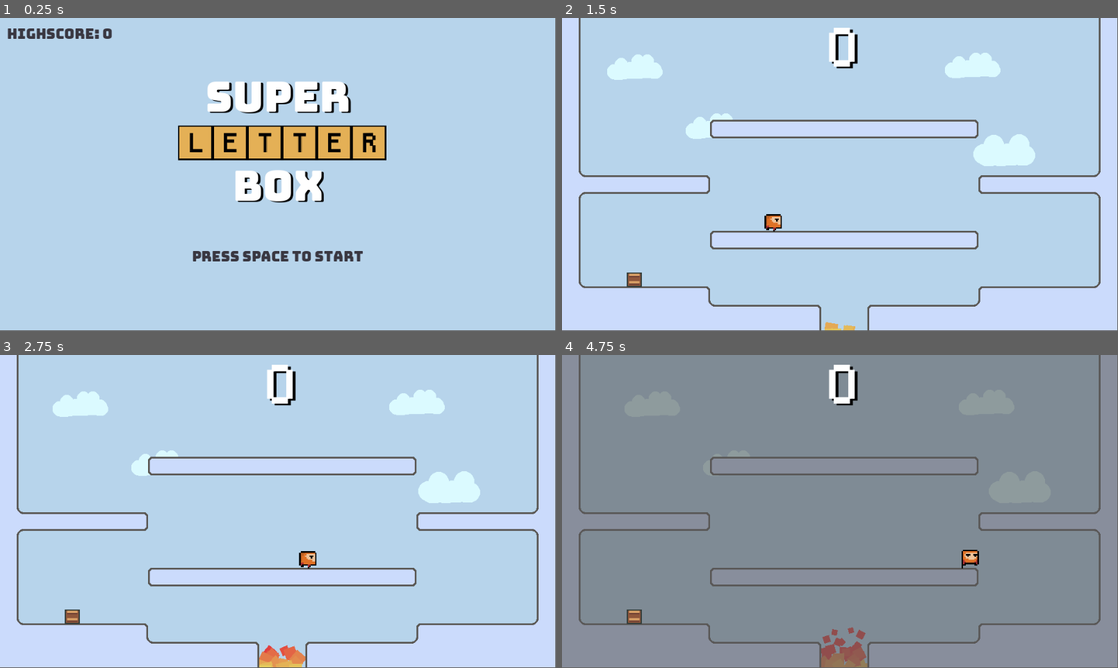
Above: before the commit, frames 1-4 (two rows, left to right).
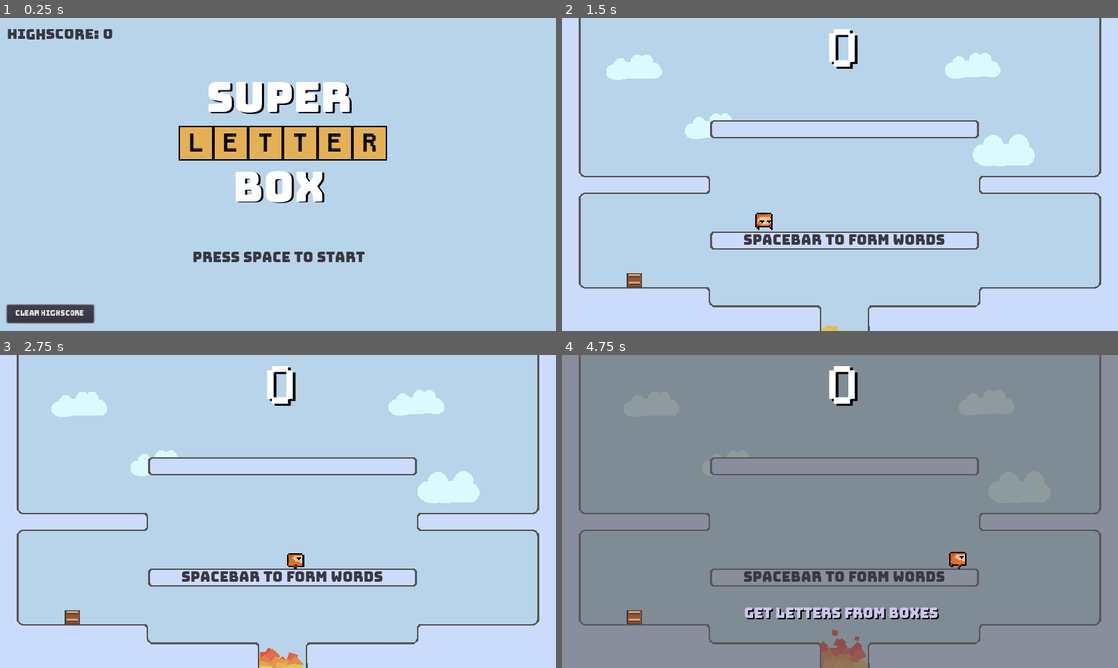
Above: after the commit, the same moments.

Repository: zhimingc/super_scrabble_box
Game: Godot game, scene res://Scenes/MainMenu.tscn
Two runs of this game, one before a commit and one after it. Both use one fixed random seed, a clock stepped at 60 frames per second and the inputs below.
Inputs (mouse positions are in pixels of both pictures, inside the frame that each line leads up to):
- Up to frame 1 (0.25 s): no input
- Up to frame 2 (1.5 s): click (612, 312) at 0.5 s, where only the run after the commit has a clickable "Clear highscore"; tap Space (ui_select) at 1.25 s; hold Right (ui_right) from 1.28 s (still down); tap Backspace at 1.35 s
- Up to frame 3 (2.75 s): keep holding Right (ui_right); tap Enter (ui_accept) at 1.52, 1.82, 2.27, 2.3, 2.57 s; tap E at 1.55, 2.1 s
- Up to frame 4 (4.75 s): release Right (ui_right) at 2.78 s; hold Left (ui_left) 2.78-3.53 s; tap Enter (ui_accept) at 2.85, 3.5, 3.77, 4.07, 4.52, 4.55 s; tap Backspace at 3.05, 3.6 s; hold Right (ui_right) from 3.53 s (still down); tap E at 3.8 s; tap C at 4.35 s
In our replay, the window is 799x449 before the commit and 800x450 after it. These sizes can differ from the game's own. Grey fills any space a smaller window leaves; there, only what the larger window draws over its background counts as a difference.

The runs differ from the first frame. In frame 1, 3.6% of the frame differs, in the area x 1-70%, y 3-98%; in frame 2, 3.1%; in frame 3, 3.3%; in frame 4, 3.8%, in the area x 3-97%, y 0-100%.

Commit message:
Final polish before demo

Diff:
--- /dev/null
+++ b/Objects/SoundEffects.tscn
@@ -0,0 +1,29 @@
+[gd_scene load_steps=11 format=2]
+
+[ext_resource path="res://Scripts/SoundEffects.gd" type="Script" id=1]
+[ext_resource path="res://Audio/enemy_spawn_0.wav" type="AudioStream" id=2]
+[ext_resource path="res://Audio/pew_0.wav" type="AudioStream" id=3]
+[ext_resource path="res://Audio/jump_0.wav" type="AudioStream" id=4]
+[ext_resource path="res://Audio/respawn_0.wav" type="AudioStream" id=5]
+[ext_resource path="res://Audio/hurt_0.wav" type="AudioStream" id=6]
+[ext_resource path="res://Audio/pickup_1.wav" type="AudioStream" id=7]
+[ext_resource path="res://Audio/appear_0.wav" type="AudioStream" id=8]
+[ext_resource path="res://Audio/disappear_0.wav" type="AudioStream" id=9]
+[ext_resource path="res://Audio/lose_0.wav" type="AudioStream" id=10]
+
+[node name="SoundEffects" type="AudioStreamPlayer"]
+pause_mode = 2
+stream = ExtResource( 4 )
+volume_db = -24.0
+script = ExtResource( 1 )
+sfxLib = {
+"enemyRespawn": ExtResource( 5 ),
+"enemySpawn": ExtResource( 2 ),
+"hit": ExtResource( 6 ),
+"jump": ExtResource( 4 ),
+"lose": ExtResource( 10 ),
+"pew": ExtResource( 3 ),
+"pickup": ExtResource( 7 ),
+"wm_appear": ExtResource( 8 ),
+"wm_disappear": ExtResource( 9 )
+}
--- a/Objects/WordController.tscn
+++ b/Objects/WordController.tscn
@@ -1,15 +1,24 @@
-[gd_scene load_steps=7 format=2]
+[gd_scene load_steps=10 format=2]
 
 [ext_resource path="res://Scripts/WordController.gd" type="Script" id=1]
 [ext_resource path="res://Objects/Effect_LetterAttack.tscn" type="PackedScene" id=2]
 [ext_resource path="res://Textures/square_small.png" type="Texture" id=3]
 [ext_resource path="res://Objects/HUD_LetterElement.tscn" type="PackedScene" id=4]
 [ext_resource path="res://Fonts/DisposableDroidBB.otf" type="DynamicFontData" id=5]
+[ext_resource path="res://Fonts/Bungee-Regular.ttf" type="DynamicFontData" id=6]
 
-[sub_resource type="DynamicFont" id=1]
+[sub_resource type="DynamicFont" id=2]
 size = 40
 use_filter = true
 font_data = ExtResource( 5 )
+
+[sub_resource type="DynamicFont" id=3]
+size = 24
+font_data = ExtResource( 6 )
+
+[sub_resource type="DynamicFont" id=4]
+size = 24
+font_data = ExtResource( 6 )
 
 [node name="WordController" type="Node2D"]
 pause_mode = 2
@@ -24,9 +33,12 @@
 margin_bottom = 540.0
 texture = ExtResource( 3 )
 stretch_mode = 1
+__meta__ = {
+"_edit_use_anchors_": false
+}
 
 [node name="Held" type="Node2D" parent="."]
-position = Vector2( 190, -30 )
+position = Vector2( 190, -10 )
 z_index = 2
 
 [node name="TextureRect_0" parent="Held" instance=ExtResource( 4 )]
@@ -66,7 +78,7 @@
 margin_bottom = 480.0
 
 [node name="Used" type="Node2D" parent="."]
-position = Vector2( 0, 60 )
+position = Vector2( 0, 100 )
 z_index = 2
 
 [node name="TextureRect_8" parent="Used" instance=ExtResource( 4 )]
@@ -113,21 +125,64 @@
 
 [node name="WordValid" type="TextureRect" parent="."]
 modulate = Color( 0.494118, 0.839216, 0.352941, 1 )
-margin_left = 260.0
-margin_top = 180.0
-margin_right = 360.0
-margin_bottom = 220.0
+margin_left = 262.0
+margin_top = 225.0
+margin_right = 362.0
+margin_bottom = 265.0
 texture = ExtResource( 3 )
 expand = true
 __meta__ = {
-"_edit_group_": true
+"_edit_group_": true,
+"_edit_use_anchors_": false
 }
 
 [node name="Label" type="Label" parent="WordValid"]
 modulate = Color( 0, 0, 0, 1 )
 margin_right = 100.0
 margin_bottom = 40.0
-custom_fonts/font = SubResource( 1 )
+custom_fonts/font = SubResource( 2 )
 text = "Valid"
 align = 1
 valign = 1
+__meta__ = {
+"_edit_use_anchors_": false
+}
+
+[node name="Instruct_0" type="Label" parent="."]
+margin_left = 313.365
+margin_top = 370.308
+margin_right = 657.365
+margin_bottom = 399.308
+custom_fonts/font = SubResource( 3 )
+custom_colors/font_color = Color( 0.807843, 0.780392, 0.921569, 1 )
+custom_colors/font_color_shadow = Color( 0, 0, 0, 1 )
+custom_constants/shadow_offset_x = 2
+custom_constants/line_spacing = 4
+custom_constants/shadow_offset_y = 2
+custom_constants/shadow_as_outline = 0
+text = "spacebar to shoot"
+align = 1
+valign = 1
+__meta__ = {
+"_edit_use_anchors_": false
+}
+
+[node name="Instruct_1" type="Label" parent="."]
+margin_left = 310.0
+margin_top = 430.0
+margin_right = 654.0
+margin_bottom = 459.0
+rect_pivot_offset = Vector2( -310, -190 )
+custom_fonts/font = SubResource( 4 )
+custom_colors/font_color = Color( 0.807843, 0.780392, 0.921569, 1 )
+custom_colors/font_color_shadow = Color( 0, 0, 0, 1 )
+custom_constants/shadow_offset_x = 2
+custom_constants/line_spacing = 4
+custom_constants/shadow_offset_y = 2
+custom_constants/shadow_as_outline = 0
+text = "get letters from boxes"
+align = 1
+valign = 1
+__meta__ = {
+"_edit_use_anchors_": false
+}
--- a/Scenes/MainGame.tscn
+++ b/Scenes/MainGame.tscn
@@ -11,15 +11,25 @@
 [ext_resource path="res://Objects/BG_cloud.tscn" type="PackedScene" id=9]
 [ext_resource path="res://Objects/PitParticles.tscn" type="PackedScene" id=10]
 [ext_resource path="res://Scripts/MainCamera.gd" type="Script" id=11]
-[ext_resource path="res://Scripts/SoundEffects.gd" type="Script" id=12]
+[ext_resource path="res://Objects/SoundEffects.tscn" type="PackedScene" id=12]
 [ext_resource path="res://Audio/jump_0.wav" type="AudioStream" id=13]
 [ext_resource path="res://Audio/pickup_1.wav" type="AudioStream" id=14]
 [ext_resource path="res://Audio/hurt_0.wav" type="AudioStream" id=15]
 [ext_resource path="res://Audio/respawn_0.wav" type="AudioStream" id=16]
 [ext_resource path="res://Audio/enemy_spawn_0.wav" type="AudioStream" id=17]
 [ext_resource path="res://Audio/pew_0.wav" type="AudioStream" id=18]
+[ext_resource path="res://Audio/appear_0.wav" type="AudioStream" id=19]
+[ext_resource path="res://Audio/disappear_0.wav" type="AudioStream" id=20]
+[ext_resource path="res://Audio/ambience_bgm_0.wav" type="AudioStream" id=21]
+[ext_resource path="res://Audio/lose_0.wav" type="AudioStream" id=22]
+[ext_resource path="res://Audio/type_0.wav" type="AudioStream" id=23]
+[ext_resource path="res://Fonts/Bungee-Regular.ttf" type="DynamicFontData" id=24]
 
-[sub_resource type="Curve" id=1]
+[sub_resource type="DynamicFont" id=1]
+size = 24
+font_data = ExtResource( 24 )
+
+[sub_resource type="Curve" id=2]
 _data = [ Vector2( 0, 1 ), 0.0, 0.0899796, 0, 0, Vector2( 0.996269, 0.409091 ), -1.35354, 0.0, 0, 0 ]
 
 [node name="MainGame" type="Node2D"]
@@ -58,6 +68,22 @@
 Esc to quit"
 align = 1
 valign = 1
+
+[node name="Instruct_0" type="Label" parent="UI"]
+margin_left = 313.365
+margin_top = 370.308
+margin_right = 657.365
+margin_bottom = 399.308
+custom_fonts/font = SubResource( 1 )
+custom_colors/font_color = Color( 0.223529, 0.215686, 0.254902, 1 )
+custom_constants/shadow_offset_x = 2
+custom_constants/line_spacing = 4
+custom_constants/shadow_offset_y = 2
+custom_constants/shadow_as_outline = 0
+text = "spacebar to form words"
+__meta__ = {
+"_edit_use_anchors_": false
+}
 
 [node name="Level_0" parent="." instance=ExtResource( 6 )]
 
@@ -119,19 +145,25 @@
 emission_rect_extents = Vector2( 35, 1 )
 initial_velocity_random = 0.5
 scale_amount = 0.3
-scale_amount_curve = SubResource( 1 )
+scale_amount_curve = SubResource( 2 )
 
-[node name="SoundEffects" type="AudioStreamPlayer" parent="."]
-stream = ExtResource( 13 )
-script = ExtResource( 12 )
-playerJump = ExtResource( 13 )
+[node name="BGM" type="AudioStreamPlayer" parent="."]
+stream = ExtResource( 21 )
+volume_db = -24.0
+autoplay = true
+
+[node name="SoundEffects" parent="." instance=ExtResource( 12 )]
 sfxLib = {
 "enemyRespawn": ExtResource( 16 ),
 "enemySpawn": ExtResource( 17 ),
 "hit": ExtResource( 15 ),
 "jump": ExtResource( 13 ),
+"lose": ExtResource( 22 ),
 "pew": ExtResource( 18 ),
-"pickup": ExtResource( 14 )
+"pickup": ExtResource( 14 ),
+"type": ExtResource( 23 ),
+"wm_appear": ExtResource( 19 ),
+"wm_disappear": ExtResource( 20 )
 }
 [connection signal="player_die" from="PlayerCharacter" to="." method="_on_PlayerCharacter_player_die"]
 [connection signal="word_attack" from="WordController" to="." method="_on_WordController_word_attack"]
--- a/Scenes/MainMenu.tscn
+++ b/Scenes/MainMenu.tscn
@@ -6,17 +6,27 @@
 [ext_resource path="res://Scenes/MainGame.tscn" type="PackedScene" id=4]
 [ext_resource path="res://Objects/HUD_LetterElement.tscn" type="PackedScene" id=5]
 [ext_resource path="res://Fonts/pixel_font.tres" type="DynamicFont" id=6]
-
-[sub_resource type="DynamicFont" id=1]
+[ext_resource path="res://Objects/SoundEffects.tscn" type="PackedScene" id=7]
+[ext_resource path="res://Audio/enemy_spawn_0.wav" type="AudioStream" id=8]
+[ext_resource path="res://Audio/pew_0.wav" type="AudioStream" id=9]
+[ext_resource path="res://Audio/jump_0.wav" type="AudioStream" id=10]
+[ext_resource path="res://Audio/respawn_0.wav" type="AudioStream" id=11]
+[ext_resource path="res://Audio/hurt_0.wav" type="AudioStream" id=12]
+[ext_resource path="res://Audio/pickup_1.wav" type="AudioStream" id=13]
+[ext_resource path="res://Audio/appear_0.wav" type="AudioStream" id=14]
+[ext_resource path="res://Audio/disappear_0.wav" type="AudioStream" id=15]
+[ext_resource path="res://Audio/lose_0.wav" type="AudioStream" id=16]
+
+[sub_resource type="DynamicFont" id=2]
 size = 72
 font_data = ExtResource( 1 )
 
-[sub_resource type="DynamicFont" id=2]
+[sub_resource type="DynamicFont" id=1]
 size = 24
 font_data = ExtResource( 1 )
 
 [sub_resource type="DynamicFont" id=3]
-size = 24
+size = 12
 font_data = ExtResource( 1 )
 
 [node name="MainMenu" type="Node2D"]
@@ -52,7 +62,7 @@
 margin_top = 14.9641
 margin_right = 304.243
 margin_bottom = 239.964
-custom_fonts/font = SubResource( 2 )
+custom_fonts/font = SubResource( 1 )
 custom_colors/font_color = Color( 0.223529, 0.215686, 0.254902, 1 )
 custom_constants/shadow_offset_x = 2
 custom_constants/line_spacing = 4
@@ -72,7 +82,7 @@
 margin_top = -140.0
 margin_right = 480.0
 margin_bottom = -115.0
-custom_fonts/font = SubResource( 2 )
+custom_fonts/font = SubResource( 1 )
 custom_colors/font_color = Color( 0.223529, 0.215686, 0.254902, 1 )
 custom_constants/shadow_offset_x = 2
 custom_constants/line_spacing = 4
@@ -85,18 +95,17 @@
 "_edit_use_anchors_": false
 }
 
-[node name="StartButton" type="Button" parent="Control"]
-visible = false
+[node name="ClearButton" type="Button" parent="Control"]
 anchor_left = 0.5
 anchor_top = 1.0
 anchor_right = 0.5
 anchor_bottom = 1.0
-margin_left = -75.0
-margin_top = -140.0
-margin_right = 75.0
-margin_bottom = -89.9998
+margin_left = -467.757
+margin_top = -45.0
+margin_right = -317.757
+margin_bottom = -14.0
 custom_fonts/font = SubResource( 3 )
-text = "Start"
+text = "Clear highscore"
 __meta__ = {
 "_edit_use_anchors_": false
 }
@@ -236,7 +245,20 @@
 
 [node name="Label" parent="Used/TextureRect_11" index="1"]
 text = "R"
-[connection signal="button_up" from="Control/StartButton" to="." method="_on_StartButton_button_up"]
+
+[node name="SoundEffects" parent="." instance=ExtResource( 7 )]
+sfxLib = {
+"enemyRespawn": ExtResource( 11 ),
+"enemySpawn": ExtResource( 8 ),
+"hit": ExtResource( 12 ),
+"jump": ExtResource( 10 ),
+"lose": ExtResource( 16 ),
+"pew": ExtResource( 9 ),
+"pickup": ExtResource( 13 ),
+"wm_appear": ExtResource( 14 ),
+"wm_disappear": ExtResource( 15 )
+}
+[connection signal="button_up" from="Control/ClearButton" to="." method="_on_ClearButton_button_up"]
 
 [editable path="Used/TextureRect_7"]
 
--- a/Scripts/GlobalConstants.gd
+++ b/Scripts/GlobalConstants.gd
@@ -37,6 +37,7 @@
 var dict : Dictionary
 
 signal play_sfx(sfx)
+signal play_sfx_pitch(sfx, pitch)
 
 func populate_letterPool():
 	for i in GlobalConstants.letterCounts.size():
--- a/Scripts/MainGame.gd
+++ b/Scripts/MainGame.gd
@@ -49,6 +49,8 @@
 				if GlobalConstants.highscore < score:
 					GlobalConstants.highscore = score
 				get_tree().change_scene("res://Scenes/MainMenu.tscn")
+			if event.scancode == KEY_SPACE:
+				$UI/Instruct_0.visible = false
 
 			return # deactivates debug
 			if event.scancode == KEY_T:
--- a/Scripts/MainMenu.gd
+++ b/Scripts/MainMenu.gd
@@ -2,13 +2,16 @@
 
 export (PackedScene) var gameScn
 
+var clearButton : Button
 var loadedScore = 0
+var highScoreExist = false
 
 func _ready():
+	clearButton = $Control/ClearButton
 	loadData()
 	if loadedScore > GlobalConstants.highscore:
 		GlobalConstants.highscore = loadedScore
-	$Control/HighscoreText.text = "Highscore: " + String(GlobalConstants.highscore)
+	set_score(GlobalConstants.highscore)
 
 func loadData():
 	loadedScore = 0
@@ -17,7 +20,7 @@
 		saveData.open("user://data.save", File.READ)
 		var data = parse_json(saveData.get_line())
 		loadedScore = data["highscore"]
-		print(loadedScore)
+		clearButton.visible = true
 		saveData.close()
 
 func _process(delta):
@@ -25,7 +28,20 @@
 		start_game()
 
 func start_game():
+	#GlobalConstants.emit_signal("play_sfx", "wm_appear")
+	$Control/StartInstruction.visible = false
+	yield(get_tree().create_timer(0.1), "timeout")
 	get_tree().change_scene_to(gameScn)
 
-func _on_StartButton_button_up():
-	start_game()
+func set_score(score):
+	$Control/HighscoreText.text = "Highscore: " + String(score)
+
+func _on_ClearButton_button_up():
+	var saveData = File.new()
+	saveData.open("user://data.save", File.WRITE)
+	var savedScore = { "highscore": 0 }
+	saveData.store_line(to_json(savedScore))
+	saveData.close()
+	clearButton.visible = false
+	GlobalConstants.highscore = 0
+	set_score(0)
--- a/Scripts/PlayerCharacter.gd
+++ b/Scripts/PlayerCharacter.gd
@@ -79,6 +79,7 @@
 func die():
 	queue_free()
 	emit_signal("player_die")
+	GlobalConstants.emit_signal("play_sfx", "lose")
 
 func can_take_letter():
 	#return get_valid_slot() != -1
--- a/Scripts/SoundEffects.gd
+++ b/Scripts/SoundEffects.gd
@@ -1,14 +1,37 @@
 extends AudioStreamPlayer
 
-export var playerJump : AudioStream
 export var sfxLib : Dictionary
+
+var streams = []
 
 func _ready():
 	GlobalConstants.connect("play_sfx", self, "play_sound")
+	GlobalConstants.connect("play_sfx_pitch", self, "play_sound_pitch")
+	add_stream()
+
+func add_stream():
+	var newStream = AudioStreamPlayer.new()
+	add_child(newStream)
+	streams.append(newStream)
+	return streams.back()
+
+func get_free_stream():
+	for s in streams:
+		if s.playing == false:
+			return s
+	return add_stream()
 
 func play_sound(sfx):
+	var stream = get_free_stream()
+	if sfxLib.has(sfx):
+		stream.set_stream(sfxLib[sfx])
+		stream.set_volume_db(get_volume_db())
+		stream.play()
+	else:
+		print("No sound effect called: " + sfx)
+
+func play_sound_pitch(sfx, pitch):
 	if sfxLib.has(sfx):
 		set_stream(sfxLib[sfx])
+		set_pitch_scale(pitch)
 		play()
-	else:
-		print("No sound effect called: " + sfx)
--- a/Scripts/WordController.gd
+++ b/Scripts/WordController.gd
@@ -122,15 +122,19 @@
 	wordIsValid = check_word()
 	if wordIsValid:
 		validUI.visible = true
+		$Instruct_0.visible = true
 		for i in enemies.size():
 			if i < word.length():
 				enemies[i].set_targeted(true)
 			else:
 				enemies[i].set_targeted(false)
 	else:
+		$Instruct_0.visible = false
 		validUI.visible = false
 		for i in enemies:
 			i.set_targeted(false)
+
+	GlobalConstants.emit_signal("play_sfx_pitch", "type", 1 + word.length() * .1)
 
 func toggle_pause():
 	isPaused = !isPaused
@@ -138,6 +142,9 @@
 	get_tree().paused = isPaused
 	if isPaused:
 		enemies = player.get_closest_enemies()
+		GlobalConstants.emit_signal("play_sfx", "wm_appear")
+	else:
+		GlobalConstants.emit_signal("play_sfx", "wm_disappear")
 
 func init_wordMode():
 	for i in currentLettersIdx.size():
@@ -146,6 +153,8 @@
 func hide_letters():
 	currentIdx = -1
 	validUI.visible = false
+	$Instruct_1.visible = false
+	$Instruct_0.visible = false
 	for i in lettersHeldUI:
 		i.visible = false
 	for i in lettersUsedUI:
@@ -154,6 +163,8 @@
 func update_lettersHeld(letters):
 	hide_letters()
 	heldLetters = letters.duplicate()
+	$Instruct_1.visible = letters.size() == 0
+
 	for i in letters.size():
 		heldLetters[i].inTyping = false
 		lettersHeldUI[i].visible = true
--- a/project.godot
+++ b/project.godot
@@ -32,6 +32,9 @@
 
 window/size/width=960
 window/size/height=540
+window/size/resizable=false
+window/stretch/mode="2d"
+window/stretch/aspect="keep"
 
 [input]
 
Not shown, added: Audio/ambience_bgm_0.wav.import
Not shown, added: Audio/appear_0.wav.import
Not shown, added: Audio/disappear_0.wav.import
Not shown, added: Audio/lose_0.wav.import
Not shown, added: Audio/type_0.wav.import
Not shown: 1 places in Scenes/MainGame.tscn that only renumber resources
Not shown: 2 places in Scenes/MainMenu.tscn that only renumber resources
Binary file added: cover.png
Not shown, added: cover.png.import
Not shown, added: Audio/ambience_bgm_0.wav
Not shown, added: Audio/appear_0.wav
Not shown, added: Audio/disappear_0.wav
(and 2 more such lines)
